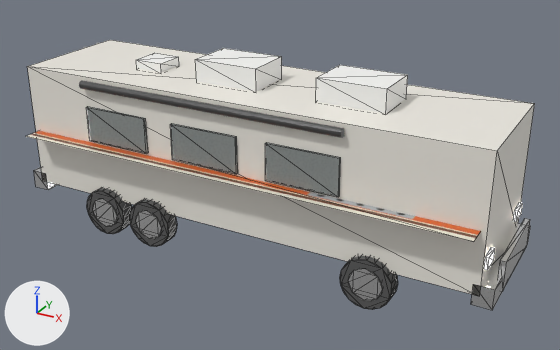
What one commit did to the glTF model assets/vehicles/fleetwood_bounder_rv.glb.
Rendered twice from a camera (50 mm lens) standing at (7.01, -12.06, 7.5) and looking at (0.37, 0.01, 1.47). Lighting does not change. The marker at lower left points along +X, +Y and +Z. The older version comes first. Mesh edges are drawn as thin lines on the coarser meshes. Where no turn or scale is listed for an object, it has been applied to the vertices.

The first picture shows 'Crystal_Ship_RV_ac_-0.5', 'Crystal_Ship_RV_ac_2.0', 'Crystal_Ship_RV_awning', 'Crystal_Ship_RV_body', 'Crystal_Ship_RV_bumper_f', 'Crystal_Ship_RV_stripe_R', 'Crystal_Ship_RV_wf_r_tire', 'Crystal_Ship_RV_win_r_-0.5', 'Crystal_Ship_RV_win_r_-2.5', 'Crystal_Ship_RV_win_r_1.5', 'Crystal_Ship_RV_wr1_r_tire', 'Crystal_Ship_RV_wr2_r_tire' and 8 more.
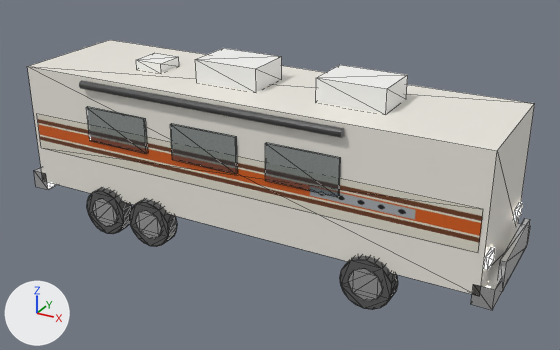
The change, as JSON lines over the scene's bpy script:
```json
{"op": "set", "path": "ob_crystal_ship_rv_stripe_r.rotation_euler", "old": "(1.571, 0.0, 0.0)", "new": "(0.0, 0.0, 0.0)", "note": "degrees (90, 0, 0) -> degrees (0, 0, 0)"}
```

Changed parts and their boxes (x1, y1, x2, y2) in the pictures (560 x 350 px):
```json
{"object": "Crystal_Ship_RV_stripe_R", "change": "turned", "before": [26, 131, 481, 241], "after": [37, 114, 483, 252]}
```
